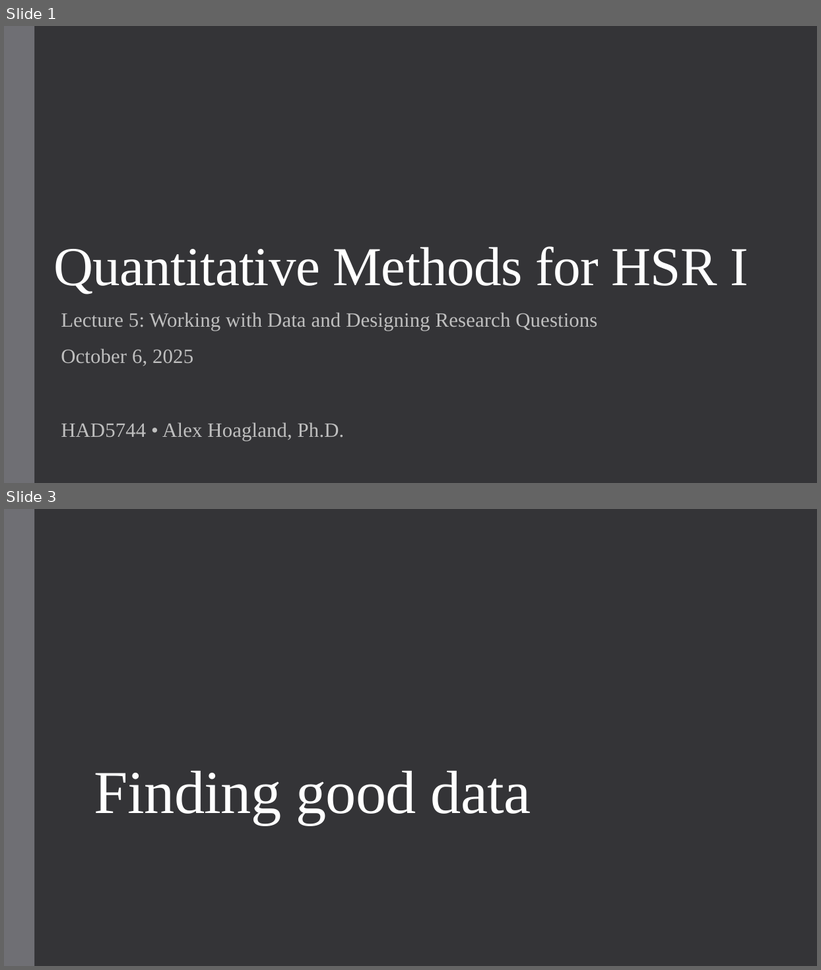
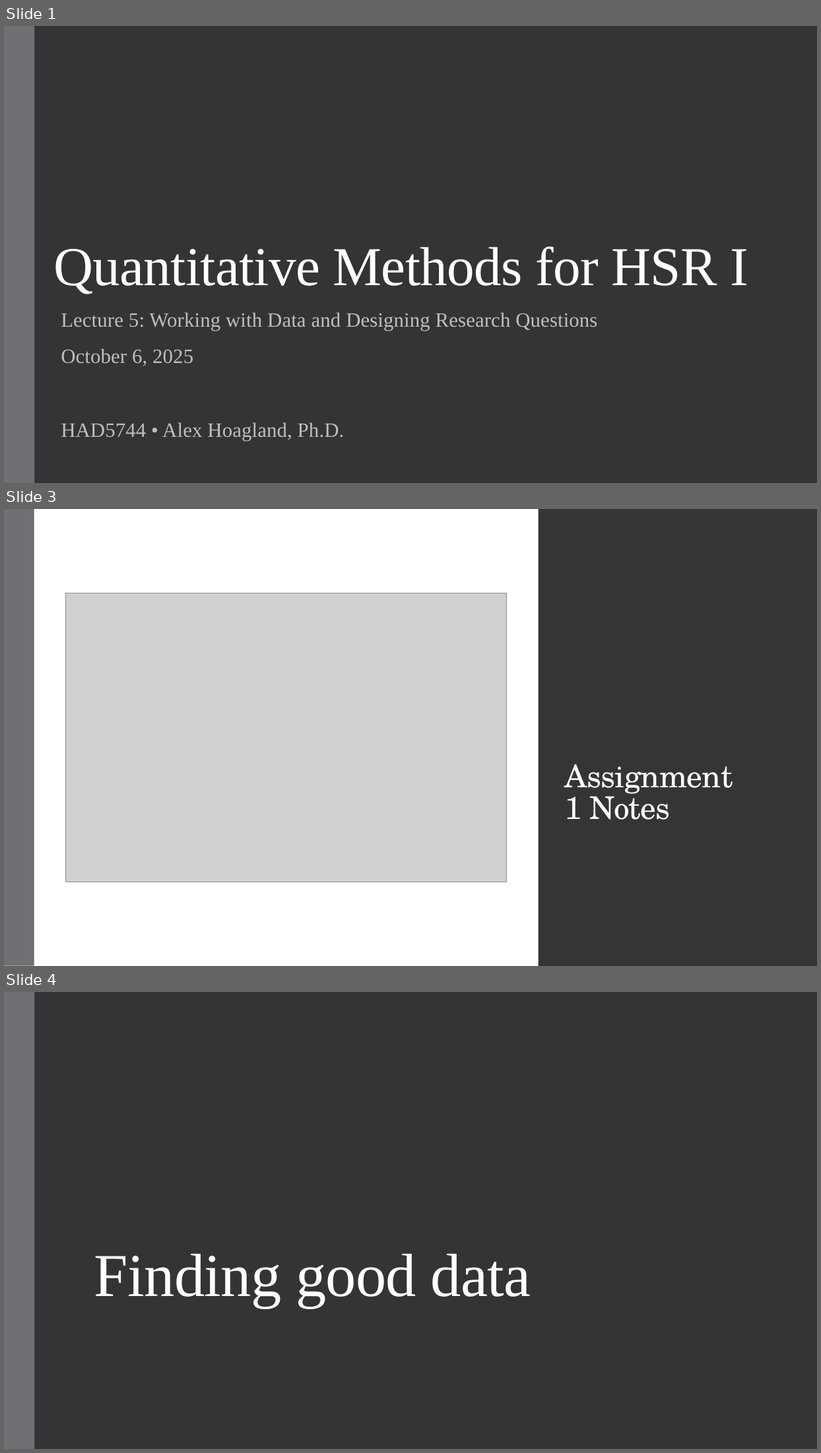
Before and after one commit to alex-hoagland/HAD5744, a slide deck: Lecture05_DataCleaning/Lecture5_DataCleaning-ResearchDesign.pptx. Shown one above the other, each under a label of ours: slides 1 and 3 before the commit, slides 1, 3 and 4 after it; the slides between them are not shown. The pictures are 821x970 and 821x1453 pixels, drawn with LibreOffice and Linux fonts; fonts in the diff are those of the drawing; grey boxes stand for pictures. Boxes give left, top, right and bottom in pixels: in the first picture for what was removed or moved away, otherwise in the second. Text is boxed around its words. In the diff, an @@ line names an element or a change of style, - is before the commit and + after.

Commit message:
Updates to Lecture 5 and correction for Assignment 2
Updated Lecture 5 R code and slides. Typo correction for Assignment2.pdf

```diff
--- a/Lecture05_DataCleaning/Lecture5_DataCleaning-ResearchDesign.pptx
+++ b/Lecture05_DataCleaning/Lecture5_DataCleaning-ResearchDesign.pptx
@@ slide 3 added at (4,509,817,966), background #FFFFFF @@
@@ rectangle added at (4,509,34,966), fill #6F6F74 @@
@@ rectangle added at (34,509,539,966), fill #FFFFFF @@
@@ rectangle added at (34,509,757,966), fill #353537 @@
@@ rectangle added at (757,509,817,966), fill #353537 @@
@@ rectangle added at (757,509,817,966), fill #353537 @@
@@ picture added at (65,593,507,883) @@
@@ title added at (565,764,733,820), 37 pt, text #FFFFFF @@
+Assignment 1 Notes
@@ what was slide 3 is now slide 4 @@
```
Also in this commit, not shown: 10 slides changed, 5 other slides added, 7 other files.
